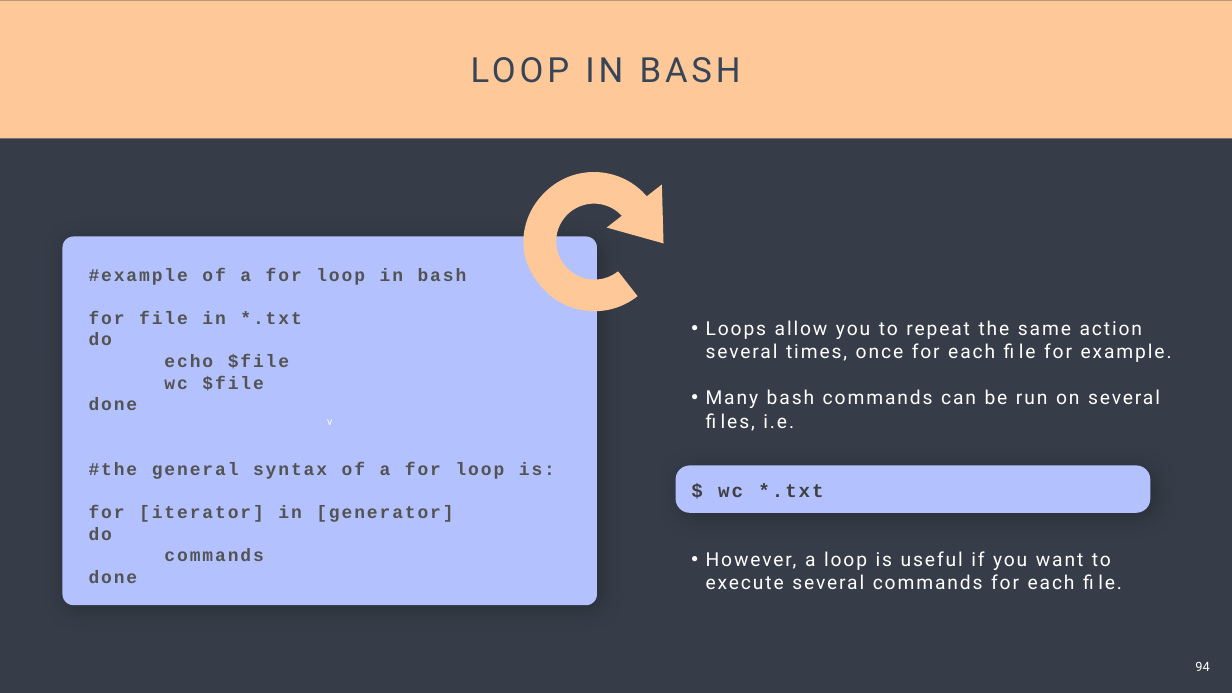
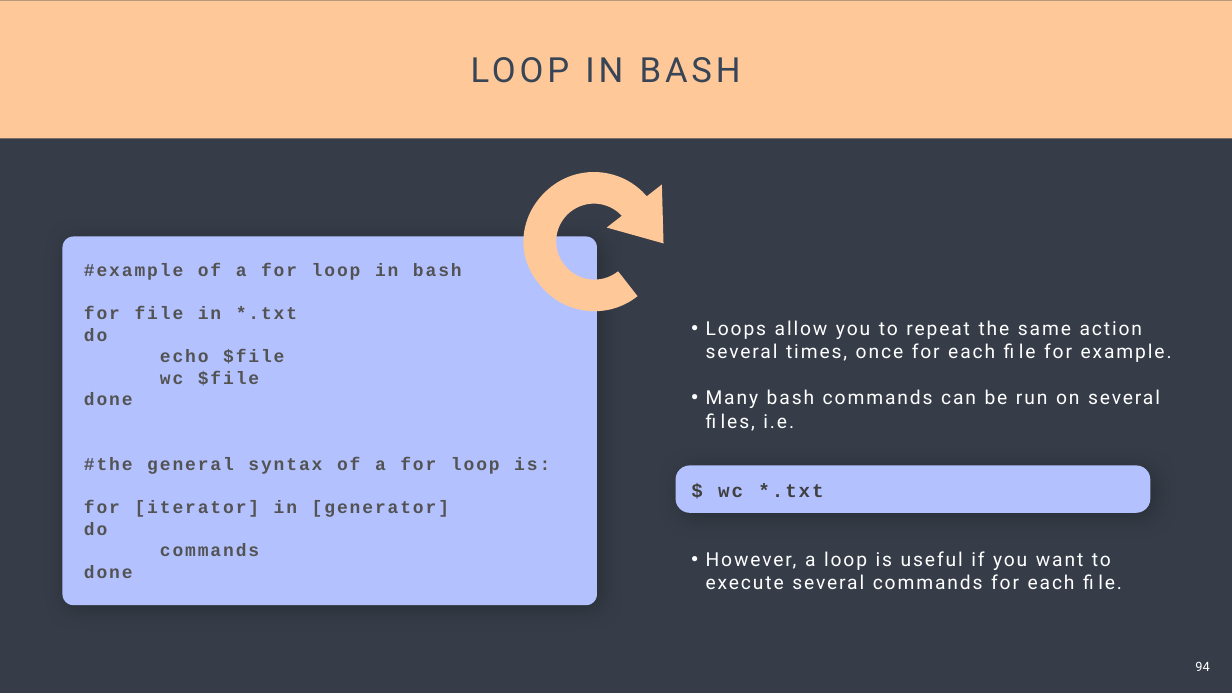
Before and after one commit to Center-for-Health-Data-Science/Just-Bash-It, a slide deck: slide 94 of Teachers/Just_Bash_It_Slideshow.pptx. Drawn at 1232x693 pixels with LibreOffice and Linux fonts; fonts in the diff are those of the drawing. Boxes give left, top, right and bottom in pixels: in the first picture for what was removed or moved away, otherwise in the second. Text is boxed around its words. In the diff, an @@ line names an element or a change of style, - is before the commit and + after.

```diff
--- a/Teachers/Just_Bash_It_Slideshow.pptx
+++ b/Teachers/Just_Bash_It_Slideshow.pptx
@@ text "#example of a for loop ...": place and size @@
-text "#example of a for loop ..." at [89,268,555,583]
+text "#example of a for loop ..." at [84,264,550,578]
@@ text in rounded rectangle at [327,420,332,425]: text removed @@
-v
```
Also in this commit, not shown: 4 other slides changed, 3 other files.
